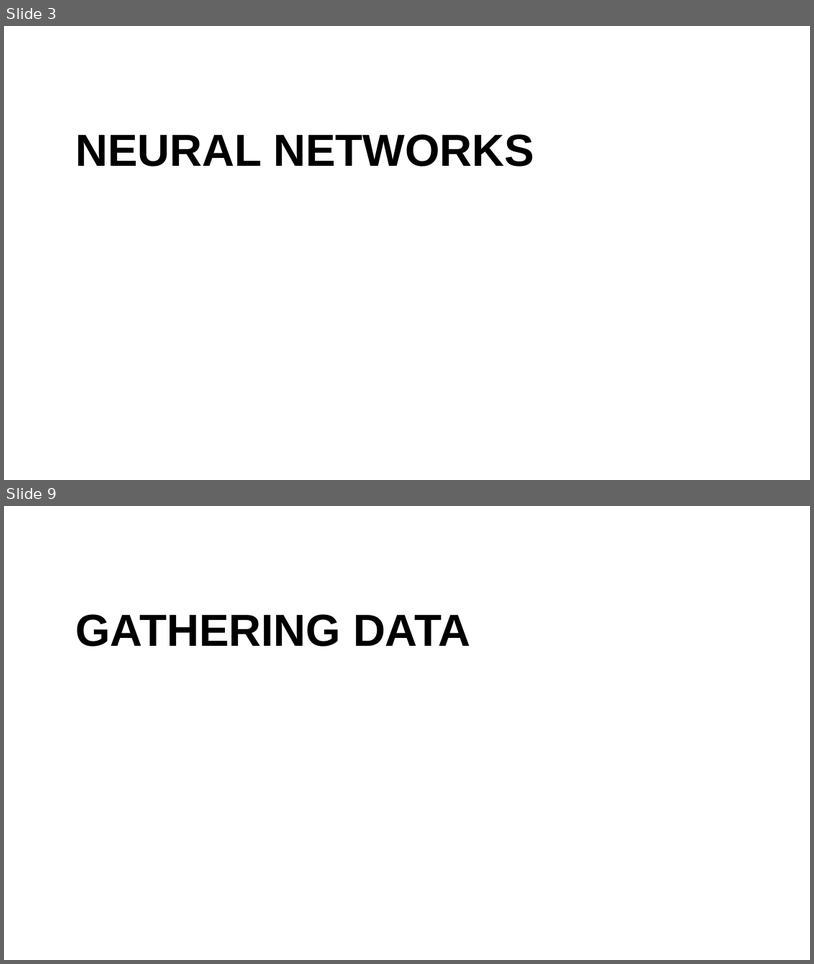
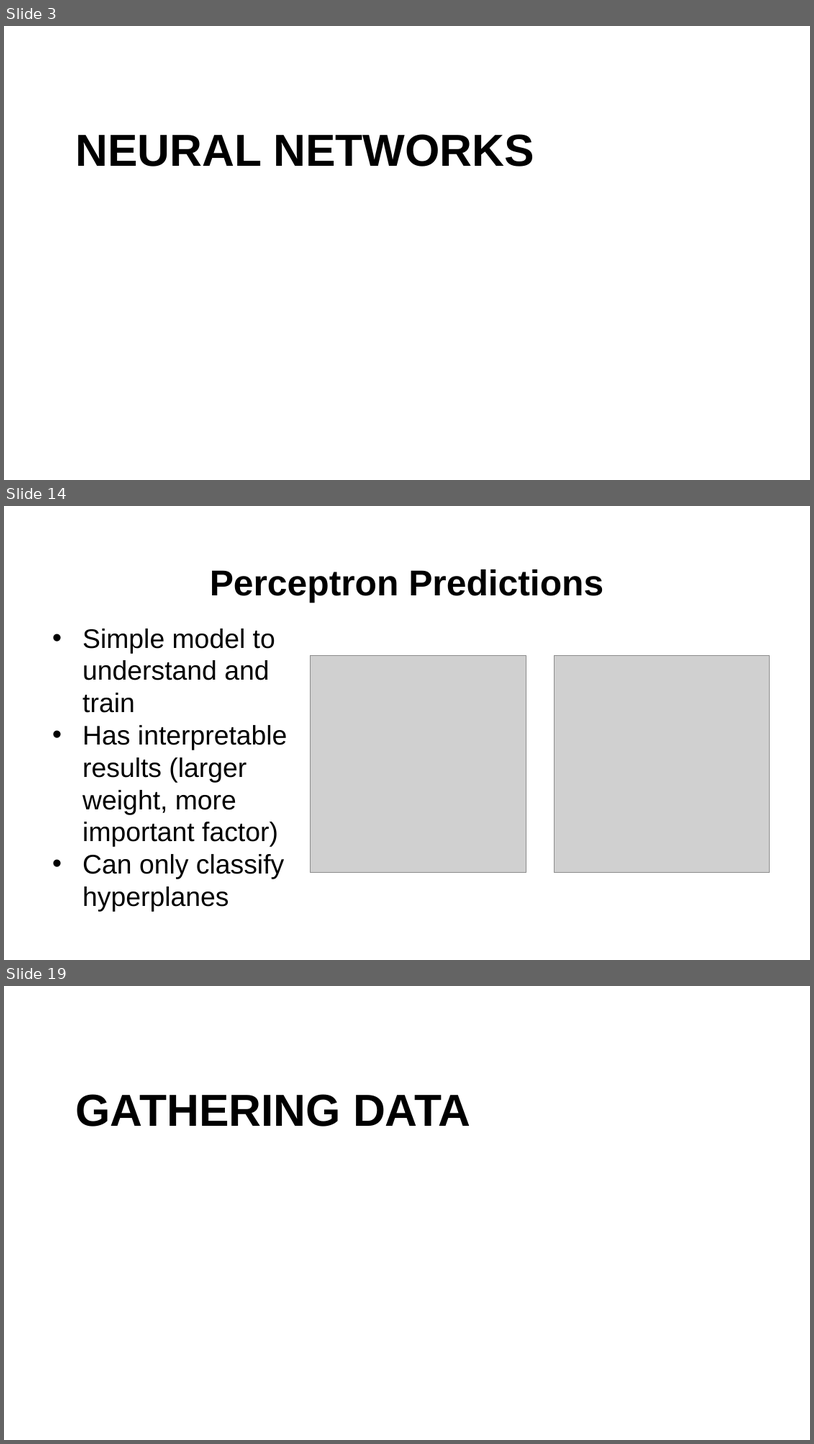
Before and after one commit to fbsmith/sciantix-official, a slide deck: presentations/2026-02-20.pptx. Shown one above the other, each under a label of ours: slides 3 and 9 before the commit, slides 3, 14 and 19 after it; the slides between them are not shown. The pictures are 814x964 and 814x1444 pixels, drawn with LibreOffice and Linux fonts; fonts in the diff are those of the drawing; grey boxes stand for pictures; background and template pictures are left out. Boxes give left, top, right and bottom in pixels: in the first picture for what was removed or moved away, otherwise in the second. Text is boxed around its words. In the diff, an @@ line names an element or a change of style, - is before the commit and + after.

```diff
--- a/presentations/2026-02-20.pptx
+++ b/presentations/2026-02-20.pptx
@@ slide 14 added at [4, 506, 810, 960], background #FFFFFF @@
@@ title added at [210, 569, 604, 603], 32 pt, text #000000, bold @@
+Perceptron Predictions
@@ text added at [82, 628, 287, 911], 24 pt, text #000000 @@
+• Simple model to understand and train
+• Has interpretable results (larger weight, more important factor)
+• Can only classify hyperplanes
@@ picture added at [311, 656, 527, 873] @@
@@ picture added at [554, 656, 770, 873] @@
@@ what was slide 9 is now slide 19 @@
```
Also in this commit, not shown: 2 slides changed, 12 other slides added, 3 slides removed, 6 other files.
